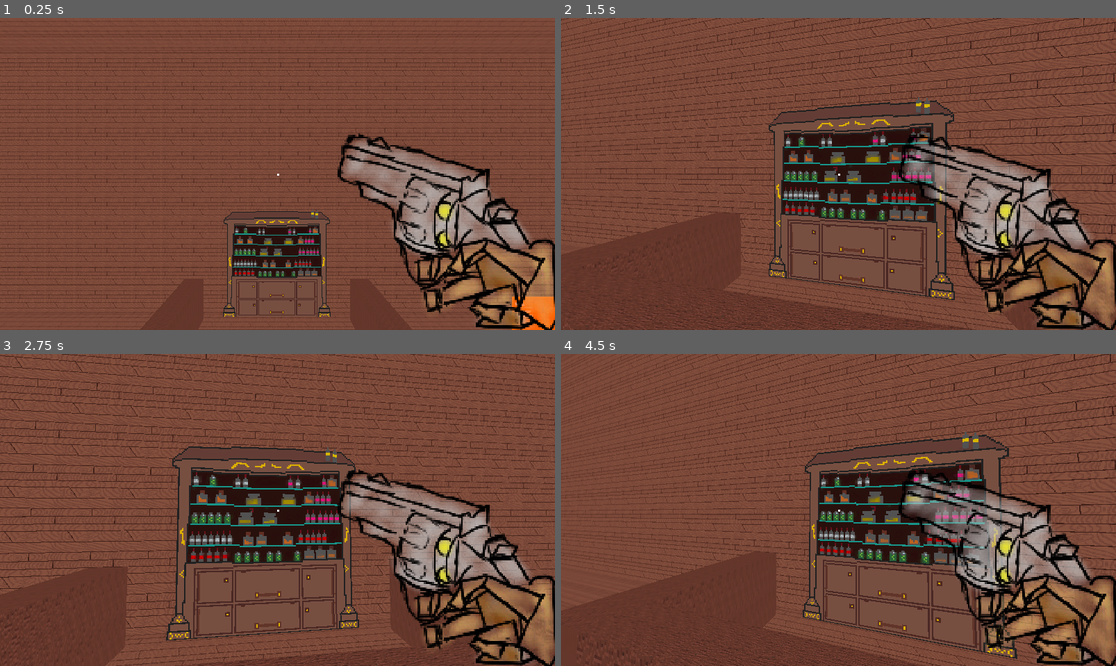
Above: before the commit, frames 1-4 (two rows, left to right).
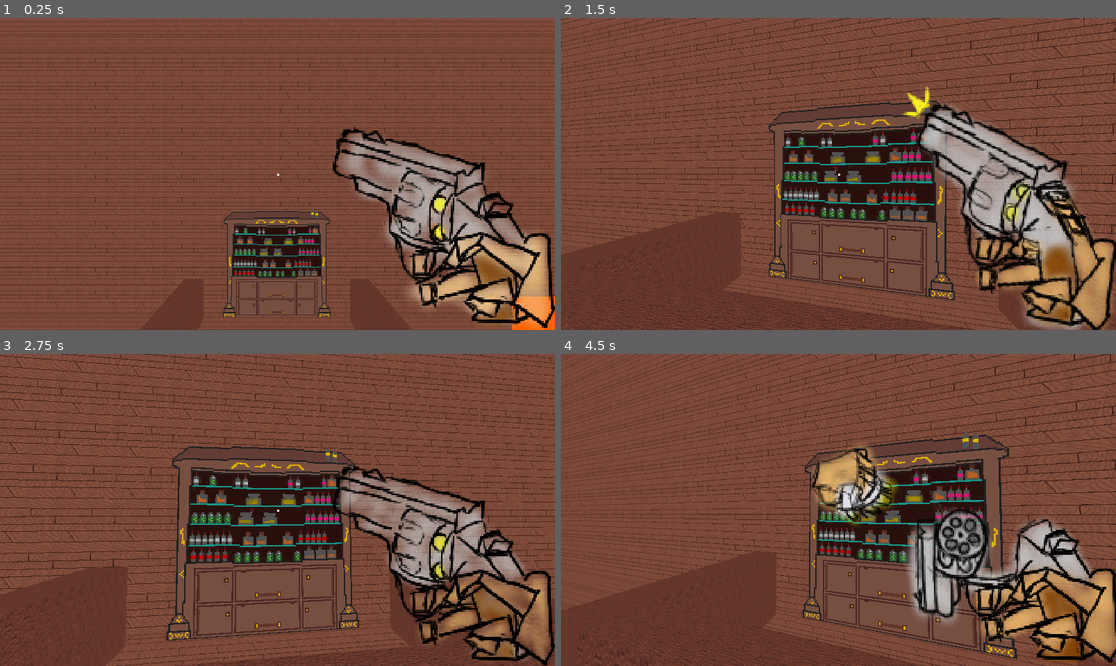
Above: after the commit, the same moments.

Repository: Studio-Algor/Project-Cursed
Game: Godot game, scene res://scenes/Main.tscn
The game is run twice, just before and just after one commit, with the same random seed, the same clock (stepped at 60 frames per second) and the same inputs.
Inputs (mouse positions are in pixels of both pictures, inside the frame that each line leads up to):
- Up to frame 1 (0.25 s): no input
- Up to frame 2 (1.5 s): tap Enter (ui_accept) at 0.5, 0.77 s; move the mouse to (866, 174) at 0.52 s; hold Up (ui_up) from 0.53 s (still down); click (866, 174) at 0.6 s; move the mouse to (810, 174) at 1.27 s; click (810, 174) at 1.35 s
- Up to frame 3 (2.75 s): keep holding Up (ui_up); tap Enter (ui_accept) at 1.52 s; move the mouse to (288, 503) at 2.02 s; click (288, 503) at 2.1 s
- Up to frame 4 (4.5 s): keep holding Up (ui_up); move the mouse to (832, 516) at 2.77 s; click (832, 516) at 2.85 s; tap Enter (ui_accept) at 3.02, 3.77 s; move the mouse to (877, 513) at 3.52 s; click (877, 513) at 3.6 s; tap R (ui_reload, bound only after the commit) at 4.15 s; move the mouse to (794, 506) at 4.27 s; click (794, 506) at 4.35 s

The runs differ from the first frame. In frame 1, 11% of the frame differs, in the area x 59-100%, y 34-100%; in frame 2, 14%; in frame 3, 8.6%; in frame 4, 16%, in the area x 45-100%, y 28-100%.

Commit message:
Added Reload & Animations

Diff:
--- a/project.godot
+++ b/project.godot
@@ -69,3 +69,8 @@
 "events": [Object(InputEventMouseButton,"resource_local_to_scene":false,"resource_name":"","device":-1,"window_id":0,"a …(258 unchanged characters)…
 ]
 }
+ui_reload={
+"deadzone": 0.2,
+"events": [Object(InputEventKey,"resource_local_to_scene":false,"resource_name":"","device":-1,"window_id":0,"alt_pressed":false,"shift_pressed":false,"ctrl_pressed":false,"meta_pressed":false,"pressed":false,"keycode":0,"physical_keycode":82,"key_label":0,"unicode":114,"location":0,"echo":false,"script":null)
+]
+}
--- a/scenes/Main.tscn
+++ b/scenes/Main.tscn
@@ -9,9 +9,18 @@
 [ext_resource type="Material" uid="uid://dmd7mgg4qmuhu" path="res://materials/Wood.tres" id="4_lhr70"]
 [ext_resource type="Texture2D" uid="uid://w8qmqqihjbbe" path="res://sprites/saloon/planks.png" id="4_q8u5g"]
 [ext_resource type="Script" uid="uid://c2xuqgckkjyeo" path="res://scenes/Enemy.gd" id="4_rarhs"]
-[ext_resource type="Texture2D" uid="uid://xmp70s57g1si" path="res://sprites/saloon/Shelf.png" id="6_wp0k4"]
+[ext_resource type="Texture2D" uid="uid://d1wmenhfecpka" path="res://sprites/gun/reload/fuckulongman0002.png" id="5_1iba3"]
+[ext_resource type="Texture2D" uid="uid://xmp70s57g1si" path="res://sprites/saloon/Shelf.png" id="6_bjd11"]
+[ext_resource type="Texture2D" uid="uid://dpro24vqcql1e" path="res://sprites/gun/reload/fuckulongman0003.png" id="6_yxlcp"]
 [ext_resource type="Texture2D" uid="uid://cp343eif6f6w0" path="res://sprites/saloon/wood.png" id="7_bjd11"]
+[ext_resource type="Texture2D" uid="uid://b6gj6pfddvu54" path="res://sprites/gun/reload/fuckulongman0004.png" id="7_ebg2g"]
+[ext_resource type="Texture2D" uid="uid://d3l7qqo25kx2k" path="res://sprites/gun/reload/fuckulongman0005.png" id="8_2ofn6"]
 [ext_resource type="PackedScene" uid="uid://dqulxbf0cyo7g" path="res://scenes/particles/enemy_hit_particles.tscn" id="8_jlsqs"]
+[ext_resource type="Texture2D" uid="uid://dlx2mhib1dgv6" path="res://sprites/gun/reload/fuckulongman0006.png" id="9_xa025"]
+[ext_resource type="Texture2D" uid="uid://j4s33hjv8prg" path="res://sprites/gun/reload/fuckulongman0007.png" id="10_36rkl"]
+[ext_resource type="Texture2D" uid="uid://bj8cmdox5ehvh" path="res://sprites/gun/reload/fuckulongman0008.png" id="11_fs0b5"]
+[ext_resource type="Texture2D" uid="uid://bdx8340icv0at" path="res://sprites/gun/reload/fuckulongman0009.png" id="12_ma7h6"]
+[ext_resource type="Texture2D" uid="uid://dlsnrtrw5nicn" path="res://sprites/gun/shoot/fuckulongman0001.png" id="13_e2s0e"]
 
 [sub_resource type="SpriteFrames" id="SpriteFrames_dg70y"]
 animations = [{
@@ -26,7 +35,44 @@
 "texture": ExtResource("3_1nqs0")
 }],
 "loop": true,
-"name": &"default",
+"name": &"idle",
+"speed": 3.0
+}, {
+"frames": [{
+"duration": 1.0,
+"texture": ExtResource("5_1iba3")
+}, {
+"duration": 1.0,
+"texture": ExtResource("6_yxlcp")
+}, {
+"duration": 1.0,
+"texture": ExtResource("7_ebg2g")
+}, {
+"duration": 1.0,
+"texture": ExtResource("8_2ofn6")
+}, {
+"duration": 1.0,
+"texture": ExtResource("9_xa025")
+}, {
+"duration": 1.0,
+"texture": ExtResource("10_36rkl")
+}, {
+"duration": 1.0,
+"texture": ExtResource("11_fs0b5")
+}, {
+"duration": 1.0,
+"texture": ExtResource("12_ma7h6")
+}],
+"loop": false,
+"name": &"reload",
+"speed": 6.0
+}, {
+"frames": [{
+"duration": 1.0,
+"texture": ExtResource("13_e2s0e")
+}],
+"loop": false,
+"name": &"shoot",
 "speed": 5.0
 }]
 
@@ -55,15 +101,15 @@
 texture_filter = 4
 grow_amount = -0.375
 
-[sub_resource type="StandardMaterial3D" id="StandardMaterial3D_bjd11"]
+[sub_resource type="StandardMaterial3D" id="StandardMaterial3D_mwfav"]
 transparency = 1
 shading_mode = 0
-albedo_texture = ExtResource("6_wp0k4")
+albedo_texture = ExtResource("6_bjd11")
 texture_filter = 4
 disable_receive_shadows = true
 
 [sub_resource type="QuadMesh" id="QuadMesh_qmy6f"]
-material = SubResource("StandardMaterial3D_bjd11")
+material = SubResource("StandardMaterial3D_mwfav")
 size = Vector2(3, 3)
 
 [sub_resource type="StandardMaterial3D" id="StandardMaterial3D_qmy6f"]
@@ -104,6 +150,17 @@
 blend_shape_mode = 0
 shadow_mesh = SubResource("ArrayMesh_l3wao")
 
+[sub_resource type="StandardMaterial3D" id="StandardMaterial3D_bjd11"]
+transparency = 1
+shading_mode = 0
+albedo_texture = ExtResource("6_bjd11")
+texture_filter = 4
+disable_receive_shadows = true
+
+[sub_resource type="QuadMesh" id="QuadMesh_bjd11"]
+material = SubResource("StandardMaterial3D_bjd11")
+size = Vector2(0.45, 0.45)
+
 [sub_resource type="CapsuleShape3D" id="CapsuleShape3D_rvslj"]
 height = 1.85
 
@@ -159,14 +216,15 @@
 offset_top = -40.0
 grow_horizontal = 0
 grow_vertical = 0
+script = ExtResource("3_0bbpv")
 
 [node name="AnimatedSprite2D" type="AnimatedSprite2D" parent="HUD & Gun/Gun"]
 texture_filter = 1
-position = Vector2(-131, -263)
+position = Vector2(-141, -272)
 scale = Vector2(3.5, 3.5)
 sprite_frames = SubResource("SpriteFrames_dg70y")
-autoplay = "default"
-frame_progress = 0.0251687
+animation = &"idle"
+autoplay = "idle"
 offset = Vector2(-74.91, -142.165)
 
 [node name="Map" type="Node3D" parent="."]
@@ -248,6 +306,15 @@
 transform = Transform3D(-2.18557e-06, -300, -4.37114e-06, 0, -1.31134e-05, 100, -50, 1.31134e-05, 1.91069e-13, -2.5, 1, 4.5)
 mesh = SubResource("ArrayMesh_787br")
 skeleton = NodePath("")
+
+[node name="Stools" type="Node3D" parent="Map/NavigationRegion3D"]
+visible = false
+
+[node name="Stool" type="MeshInstance3D" parent="Map/NavigationRegion3D/Stools"]
+transform = Transform3D(1, 0, 0, 0, 1, 0, 0, 0, 1, 0.00478697, 0.70312, -1.83184)
+gi_mode = 0
+mesh = SubResource("QuadMesh_bjd11")
+skeleton = NodePath("../..")
 
 [node name="Enemy Hit Particles" parent="." instance=ExtResource("8_jlsqs")]
 transform = Transform3D(1, 0, 0, 0, 1, 0, 0, 0, 1, -6.62443, 1.76632, 0)
@@ -267,9 +334,6 @@
 [node name="Camera3D" type="Camera3D" parent="Player/Head"]
 transform = Transform3D(1, 0, 0, 0, 1, 0, 0, 0, 1, 0.00148296, -0.0058043, 0.000145495)
 
-[node name="Gun" type="Node3D" parent="Player"]
-script = ExtResource("3_0bbpv")
-
 [node name="Enemy" type="CharacterBody3D" parent="." groups=["Enemies"]]
 transform = Transform3D(1, 0, 0, 0, 1, 0, 0, 0, 1, 5.12384, 1.69558, -2.76642)
 collision_layer = 4
@@ -288,3 +352,5 @@
 
 [node name="NavigationAgent3D" type="NavigationAgent3D" parent="Enemy"]
 simplify_path = true
+
+[connection signal="animation_finished" from="HUD & Gun/Gun/AnimatedSprite2D" to="HUD & Gun/Gun" method="_on_animated_sprite_2d_animation_finished"]
--- a/scripts/Gun.gd
+++ b/scripts/Gun.gd
@@ -1,28 +1,71 @@
-extends Node3D
+extends Control
+
+@export var idle_position = Vector2(-141, -272)
+@export var max_bullets = 6
+var current_bullets = max_bullets
+var is_idle = true
+
+@export_category("Debug")
+@export var debug = false
+const RAY_LENGTH = 1000.0
+
+func _ready() -> void:
+	queue_animation("idle")
+
+func _physics_process(delta: float) -> void:
+	if is_idle and Input.is_action_just_pressed("ui_click"):
+		if current_bullets > 0:
+			shoot()
+		else:
+			reload()
+
+	if is_idle and current_bullets < max_bullets and Input.is_action_just_pressed("ui_reload"):
+		reload()
 
 
-const RAY_LENGTH = 1000.0
+func queue_animation(animation_name: String) -> void:
+	var animator: AnimatedSprite2D = $AnimatedSprite2D
+	if animation_name == "shoot": animator.position = Vector2(18, -38)
+	if animation_name == "reload": animator.position = Vector2(5, -22)
+	if animation_name == "idle": animator.position = idle_position
+	animator.play(animation_name)
 
-func _physics_process(_delta: float) -> void:
-	if Input.is_action_just_pressed("ui_click"):
-		# Prepare the Ray
-		var camera: Camera3D = $"../Head/Camera3D"
-		var ro = camera.global_position
-		var rd = camera.get_global_transform().basis.z * -1
-		var rm = ro + rd * RAY_LENGTH
+func _on_animated_sprite_2d_animation_finished() -> void:
+	# Play idle animation when another animation finishes
+	var animator: AnimatedSprite2D = $AnimatedSprite2D
+	if debug: print("Going Back to Idle")
+	animator.position = idle_position
+	animator.play("idle")
+	is_idle = true
 
-		# Shoot the ray
-		var space_state = get_world_3d().direct_space_state
-		var query = PhysicsRayQueryParameters3D.create(ro, rm)
-		query.collide_with_bodies = true
-		query.collide_with_areas = false
-		query.collision_mask = (1 << 32) - 1
-		query.collision_mask &= ~(1 << 1)
-		var result: Dictionary = space_state.intersect_ray(query)
+func shoot():
+	is_idle = false
+	current_bullets -= 1
+	queue_animation("shoot")
 
-		# Check if it hit an enemy
-		var is_enemy
-		if not result.is_empty():
-			is_enemy = result.collider.is_in_group("Enemies")
-		if is_enemy:
-			result.collider.take_damage(result.position, 1)
+	# Prepare the Ray
+	var camera: Camera3D = $"../../Player/Head/Camera3D"
+	var ro = camera.global_position
+	var rd = camera.get_global_transform().basis.z * -1
+	var rm = ro + rd * RAY_LENGTH
+
+	# Shoot the ray
+	var space_state = camera.get_world_3d().direct_space_state
+	var query = PhysicsRayQueryParameters3D.create(ro, rm)
+	query.collide_with_bodies = true
+	query.collide_with_areas = false
+	query.collision_mask = (1 << 32) - 1
+	query.collision_mask &= ~(1 << 1)
+	var result: Dictionary = space_state.intersect_ray(query)
+
+	# Check if it hit an enemy
+	var is_enemy
+	if not result.is_empty():
+		is_enemy = result.collider.is_in_group("Enemies")
+	if is_enemy:
+		result.collider.take_damage(result.position, 1)
+
+func reload():
+	is_idle = false
+	current_bullets = max_bullets
+	queue_animation("reload")
Not shown: 1 places in scenes/Main.tscn that only renumber resources
Renamed: sprites/gun/shoot&reload/fuckulongman0002.png -> sprites/gun/reload/fuckulongman0002.png
Not shown, changed: sprites/gun/reload/fuckulongman0002.png.import
Renamed: sprites/gun/shoot&reload/fuckulongman0003.png -> sprites/gun/reload/fuckulongman0003.png
Not shown, changed: sprites/gun/reload/fuckulongman0003.png.import
Renamed: sprites/gun/shoot&reload/fuckulongman0004.png -> sprites/gun/reload/fuckulongman0004.png
Not shown, changed: sprites/gun/reload/fuckulongman0004.png.import
Renamed: sprites/gun/shoot&reload/fuckulongman0005.png -> sprites/gun/reload/fuckulongman0005.png
Not shown, changed: sprites/gun/reload/fuckulongman0005.png.import
Renamed: sprites/gun/shoot&reload/fuckulongman0006.png -> sprites/gun/reload/fuckulongman0006.png
Not shown, changed: sprites/gun/reload/fuckulongman0006.png.import
Renamed: sprites/gun/shoot&reload/fuckulongman0007.png -> sprites/gun/reload/fuckulongman0007.png
(and 7 more such lines)
